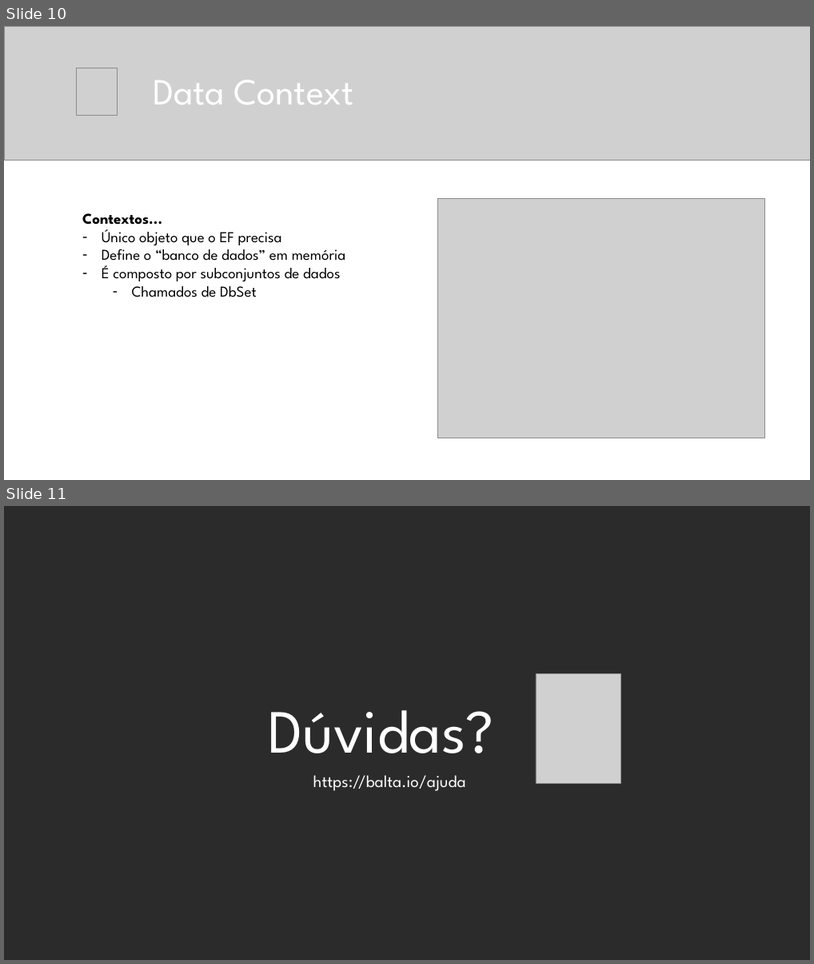
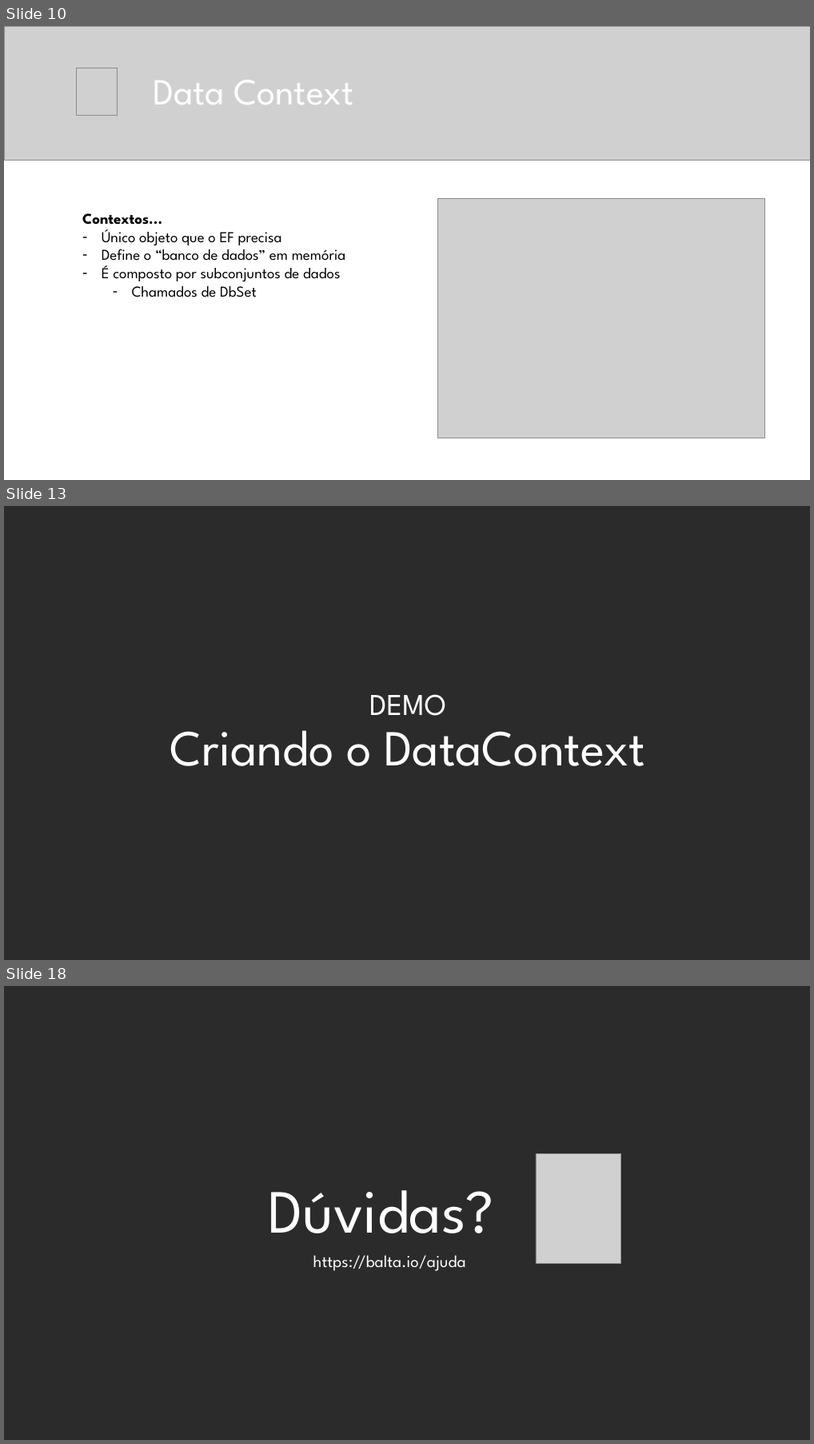
Before and after one commit to balta-io/2808, a slide deck: 2808.pptx. Shown one above the other, each under a label of ours: slides 10 and 11 before the commit, slides 10, 13 and 18 after it; the slides between them are not shown. The pictures are 814x964 and 814x1444 pixels, drawn with LibreOffice and Linux fonts; fonts in the diff are those of the drawing; grey boxes stand for pictures; background and template pictures are left out; a plain dark background stands for a picture behind light text. Boxes give left, top, right and bottom in pixels: in the first picture for what was removed or moved away, otherwise in the second. Text is boxed around its words. In the diff, an @@ line names an element or a change of style, - is before the commit and + after.

```diff
--- a/2808.pptx
+++ b/2808.pptx
@@ slide 13 added at <box>4,506,810,960</box>, background picture (left out) @@
@@ title added at <box>170,694,646,766</box>, 60 pt, text #FFFFFF @@
+DEMO
+Criando o DataContext
@@ what was slide 11 is now slide 18 @@
```
Also in this commit, not shown: 6 other slides added.
